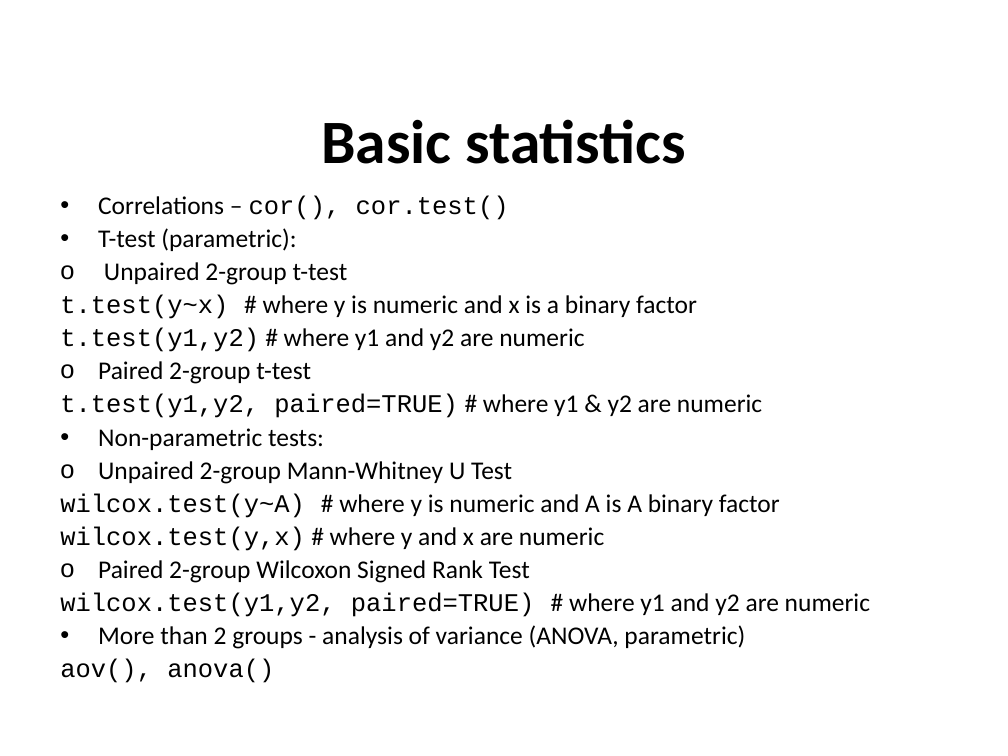
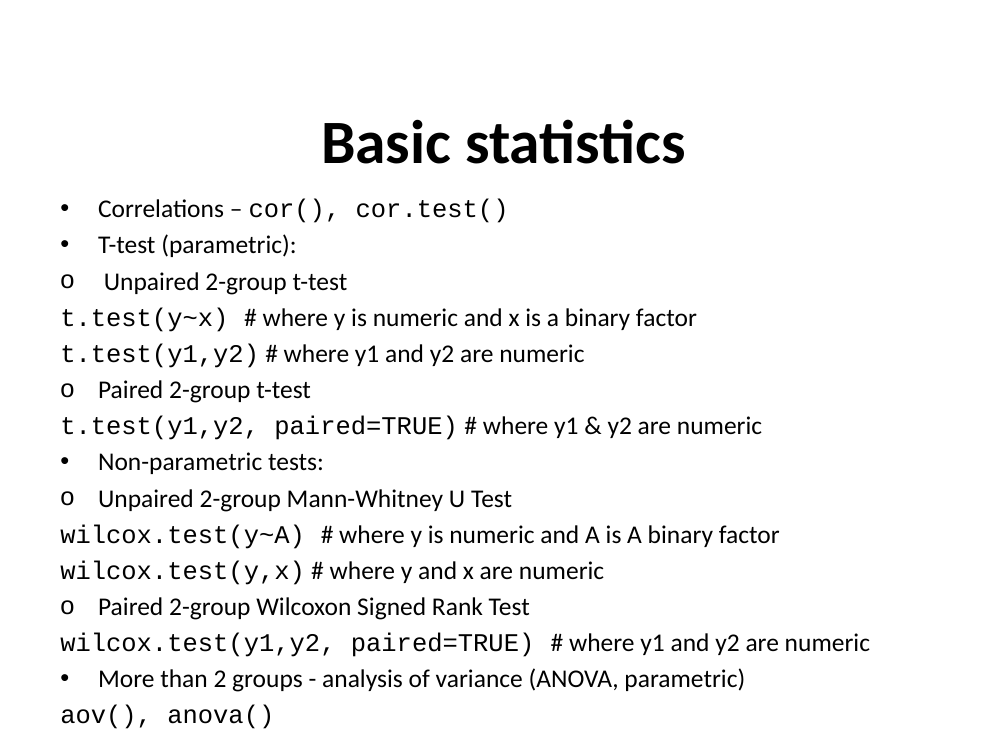
Before and after one commit to sraorao/IFPN_R_intro_MT2022, a slide deck: slide 12 of powerpoint/Session2.pptx. Drawn at 1008x756 pixels with LibreOffice and Linux fonts; fonts in the diff are those of the drawing. Boxes give left, top, right and bottom in pixels: in the first picture for what was removed or moved away, otherwise in the second. Text is boxed around its words. In the diff, an @@ line names an element or a change of style, - is before the commit and + after.

```diff
--- a/powerpoint/Session2.pptx
+++ b/powerpoint/Session2.pptx
@@ text "Correlations – cor(), cor.test()" at (x1=60, y1=199, x2=870, y2=729): line spacing 0.9 to 1 @@
```
Also in this commit, not shown: 7 other slides changed.
